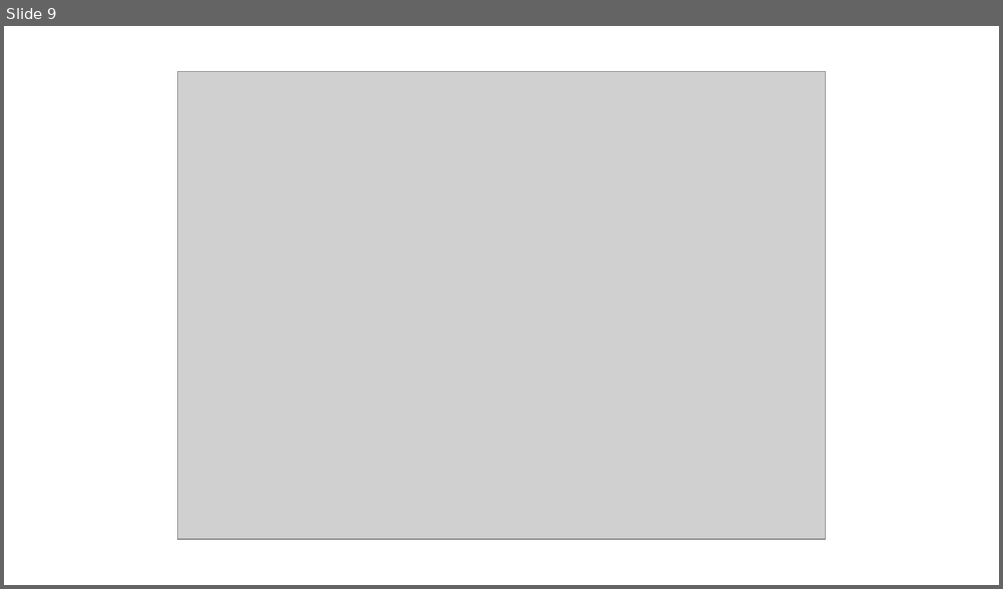
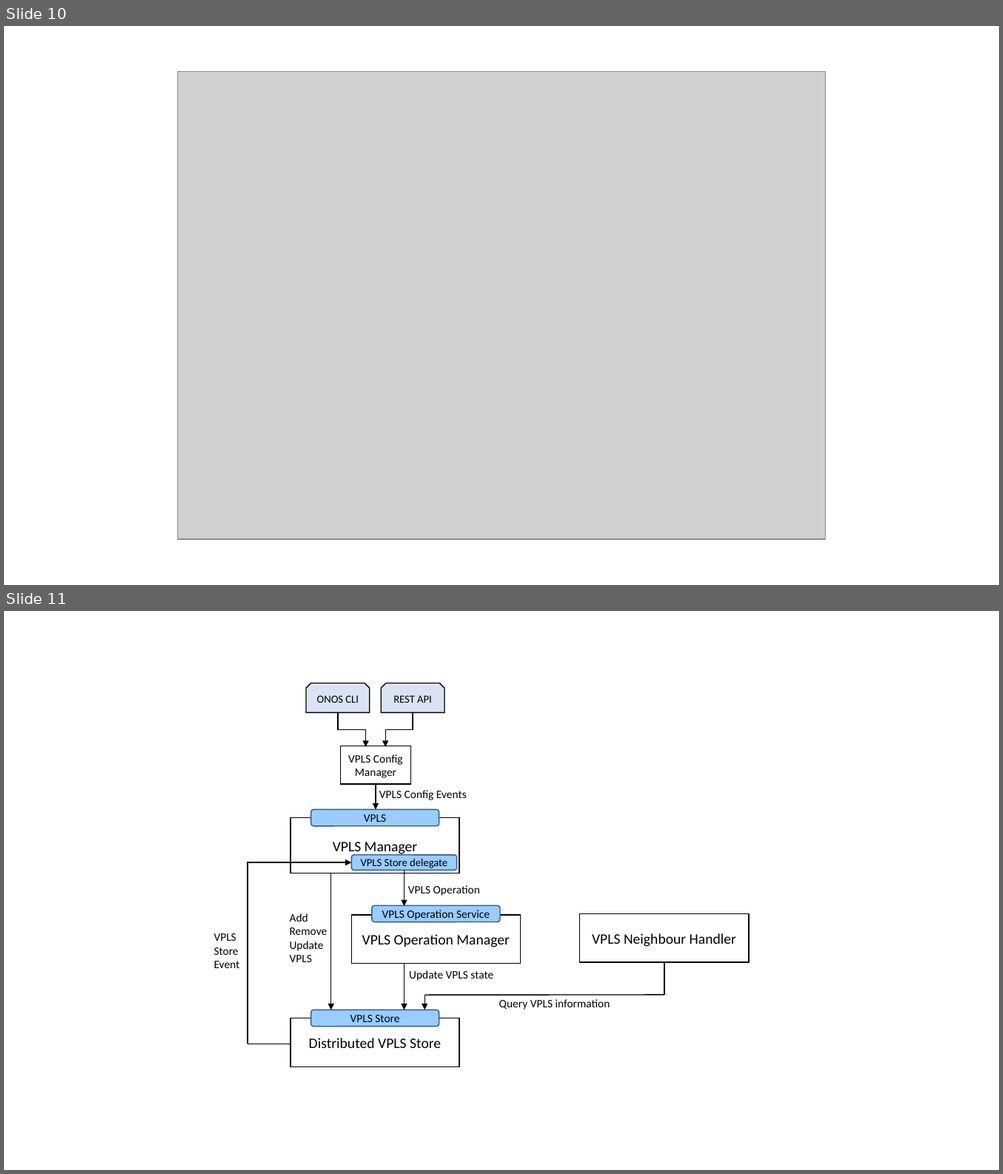
Before and after one commit to harshal-vaze/Software-Defined-Networking-with-ONOS, a slide deck: Content/Diagrams.pptx. Shown one above the other, each under a label of ours: slide 9 before the commit, slides 10 and 11 after it. The pictures are 1003x589 and 1003x1174 pixels, drawn with LibreOffice and Linux fonts; fonts in the diff are those of the drawing; grey boxes stand for pictures. Boxes give left, top, right and bottom in pixels: in the first picture for what was removed or moved away, otherwise in the second. Text is boxed around its words. In the diff, an @@ line names an element or a change of style, - is before the commit and + after.

```diff
--- a/Content/Diagrams.pptx
+++ b/Content/Diagrams.pptx
@@ slide 11 added at (4, 611, 999, 1170), background #FFFFFF @@
@@ snip same rect added at (306, 684, 370, 713), fill #DAE3F3, outline #000000 1 pt, 10.5 pt, text #000000 @@
+ONOS CLI
@@ snip same rect added at (381, 684, 444, 713), fill #DAE3F3, outline #000000 1 pt, 10.5 pt, text #000000 @@
+REST API
@@ elbow arrow added from (338, 712) to (366, 747), #000000 1 pt @@
@@ elbow arrow added from (413, 712) to (385, 747), #000000 1 pt @@
@@ rectangle added at (341, 746, 410, 784), outline #000000 1 pt, 11 pt, text #000000 @@
+VPLS Config Manager
@@ arrow added from (375, 785) to (375, 809), #000000 1 pt @@
@@ rounded rectangle added at (310, 809, 439, 826), fill #99CCFF, outline #2F5597 1 pt, 11 pt, text #000000 @@
+VPLS
@@ text added at (379, 790, 466, 800), 11 pt, text #000000 @@
+VPLS Config Events
@@ rectangle added at (290, 817, 459, 874), outline #000000 1 pt, 14 pt, text #000000 @@
+VPLS Manager
@@ elbow arrow added from (248, 1045) to (352, 863), #000000 1 pt @@
@@ arrow added from (331, 874) to (331, 1010), #000000 1 pt @@
@@ rounded rectangle added at (352, 855, 457, 870), fill #99CCFF, outline #2F5597 1 pt, 10.5 pt, text #000000 @@
+VPLS Store delegate
@@ arrow added from (404, 871) to (404, 906), #000000 1 pt @@
@@ text added at (408, 886, 480, 896), 11 pt, text #000000 @@
+VPLS Operation
@@ text added at (290, 914, 327, 963), 11 pt, text #000000 @@
+Add
+Remove
+Update
+VPLS
@@ rectangle added at (352, 915, 521, 964), outline #000000 1 pt, 14 pt, text #000000 @@
+VPLS Operation Manager
@@ rounded rectangle added at (372, 906, 500, 922), fill #99CCFF, outline #2F5597 1 pt, 11 pt, text #000000 @@
+VPLS Operation Service
@@ rectangle added at (580, 914, 748, 963), outline #000000 1 pt, 14 pt, text #000000 @@
+VPLS Neighbour Handler
@@ text added at (214, 934, 240, 968), 11 pt, text #000000 @@
+VPLS
+Store
+Event
@@ arrow added from (404, 964) to (404, 1010), #000000 1 pt @@
@@ line added from (664, 963) to (664, 995), #000000 1 pt @@
@@ text added at (409, 971, 493, 981), 11 pt, text #000000 @@
+Update VPLS state
@@ rounded rectangle added at (310, 1010, 439, 1027), fill #99CCFF, outline #2F5597 1 pt, 11 pt, text #000000 @@
+VPLS Store
@@ arrow added from (425, 995) to (425, 1010), #000000 1 pt @@
@@ line added from (425, 995) to (664, 995), #000000 1 pt @@
@@ text added at (499, 999, 610, 1010), 11 pt, text #000000 @@
+Query VPLS information
@@ rectangle added at (290, 1019, 459, 1067), outline #000000 1 pt, 14 pt, text #000000 @@
+Distributed VPLS Store
@@ line added from (248, 1045) to (290, 1045), #000000 1 pt @@
@@ what was slide 9 is now slide 10 @@
```
Also in this commit, not shown: 1 other slide added, 2 other files.
